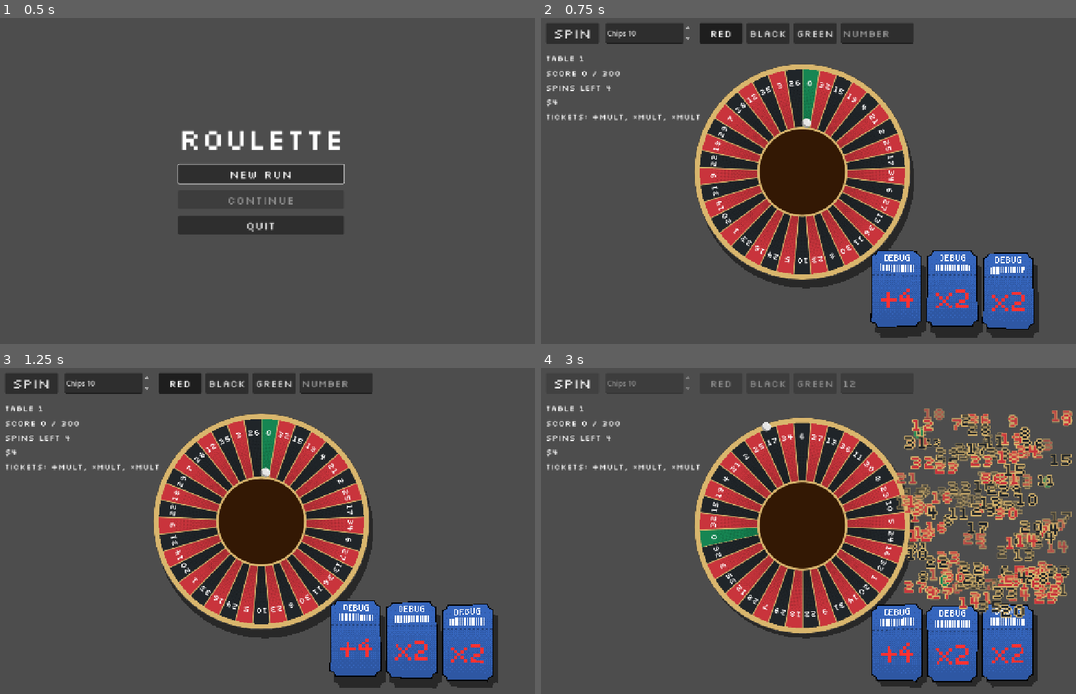
Above: before the commit, frames 1-4 (two rows, left to right).
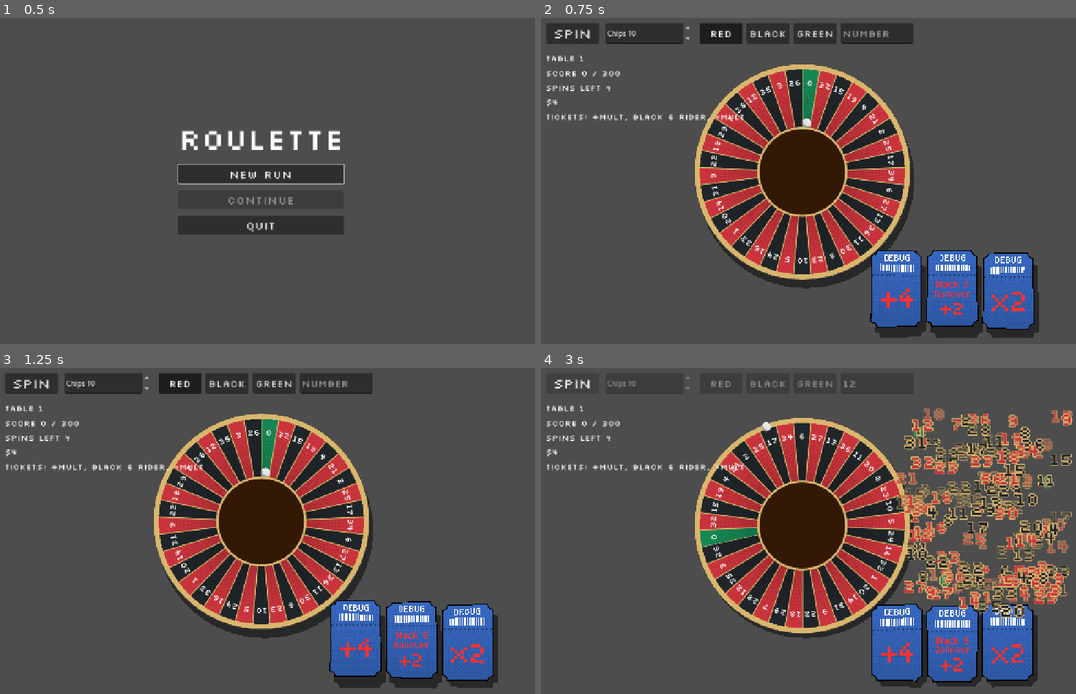
Above: after the commit, the same moments.

Repository: ross-ca/roulette-wheel
Game: Godot game, scene res://scenes/main_menu/main_menu.tscn
Two runs of this game, one before a commit and one after it. Both use one fixed random seed, a clock stepped at 60 frames per second and the inputs below.
Inputs (mouse positions are in pixels of both pictures, inside the frame that each line leads up to):
- Up to frame 1 (0.5 s): no input
- Up to frame 2 (0.75 s): click "New run" at 0.5 s
- Up to frame 3 (1.25 s): no input
- Up to frame 4 (3 s): click (878, 384) at 1.27 s; type "12" at 1.35 s; click "Spin" at 2 s; click "Spin" at 2.75 s

Frame 1 is identical in both runs. In frame 2, 0.4% of the frame differs, in the area x 17-81%, y 29-91%; in frame 3, 0.5%; in frame 4, 0.5%, in the area x 17-81%, y 29-94%.

Commit message:
Add 'pocket pass' rollover mult, currently calculated in-sequence with other mult tickets, rather than live (during spin)

Diff:
--- a/scenes/card/card.tscn
+++ b/scenes/card/card.tscn
@@ -1,14 +1,25 @@
-[gd_scene format=3]
+[gd_scene format=3 uid="uid://crqwb5y6ntq1x"]
 
-[ext_resource type="Shader" path="res://scenes/card/card_tilt.gdshader" id="1_shader"]
-[ext_resource type="Script" path="res://scenes/card/card.gd" id="2_script"]
+[ext_resource type="Shader" uid="uid://dexl7k0sofn0k" path="res://scenes/card/card_tilt.gdshader" id="1_shader"]
+[ext_resource type="Script" uid="uid://0qkxrmrok4mh" path="res://scenes/card/card.gd" id="2_script"]
 
 [sub_resource type="ShaderMaterial" id="ShaderMaterial_card"]
 resource_local_to_scene = true
 shader = ExtResource("1_shader")
+shader_parameter/fov = 90.0
+shader_parameter/cull_back = true
+shader_parameter/y_rot = 0.0
+shader_parameter/x_rot = 0.0
+shader_parameter/inset = 0.0
+shader_parameter/background_color = Color(0, 0, 0, 0)
+shader_parameter/shadow_color = Color(0.15686275, 0.15686275, 0.15686275, 1)
+shader_parameter/offset_in_pixels = Vector2(4, 4)
+shader_parameter/bob_pixels = 3.0
+shader_parameter/bob_speed = 1.25
+shader_parameter/bob_offset = 0.0
 
-[node name="Card" type="TextureRect"]
-texture_filter = 1
+[node name="Card" type="TextureRect" unique_id=941757550]
+texture_filter = 5
 material = SubResource("ShaderMaterial_card")
 mouse_filter = 0
 script = ExtResource("2_script")
--- a/scenes/modifiers/ticket_database.tres
+++ b/scenes/modifiers/ticket_database.tres
@@ -4,8 +4,9 @@
 [ext_resource type="Script" uid="uid://jfbvvk61rjco" path="res://scenes/modifiers/ticket.gd" id="2_3agre"]
 [ext_resource type="Resource" uid="uid://cvipe10c7kv5y" path="res://scenes/modifiers/tickets/plus_mult.tres" id="2_plus"]
 [ext_resource type="Resource" uid="uid://cb72fgm1hl5y" path="res://scenes/modifiers/tickets/times_mult.tres" id="3_times"]
+[ext_resource type="Resource" uid="uid://blsuetoqesx2u" path="res://scenes/modifiers/tickets/black_six_pass.tres" id="4_black_six"]
 
 [resource]
 script = ExtResource("1_script")
-tickets = Array[ExtResource("2_3agre")]([ExtResource("2_plus"), ExtResource("3_times")])
-starter_tickets = Array[ExtResource("2_3agre")]([ExtResource("2_plus"), ExtResource("3_times"), ExtResource("3_times")])
+tickets = Array[ExtResource("2_3agre")]([ExtResource("2_plus"), ExtResource("3_times"), ExtResource("4_black_six")])
+starter_tickets = Array[ExtResource("2_3agre")]([ExtResource("2_plus"), ExtResource("4_black_six"), ExtResource("3_times")])
--- /dev/null
+++ b/scenes/modifiers/tickets/black_six_pass.tres
@@ -0,0 +1,12 @@
+[gd_resource type="Resource" script_class="PassAddMultTicket" format=3 uid="uid://blsuetoqesx2u"]
+
+[ext_resource type="Texture2D" uid="uid://c37o0lf0tsxfd" path="res://assets/textures/tickets/black6Rollover.png" id="1_8eon2"]
+[ext_resource type="Script" uid="uid://cveo4kpbfvpsw" path="res://scenes/modifiers/tickets/pass_add_mult_ticket.gd" id="1_script"]
+
+[resource]
+script = ExtResource("1_script")
+number = 6
+colour = "black"
+id = &"black_six_pass"
+display_name = "Black 6 Rider"
+icon = ExtResource("1_8eon2")
--- /dev/null
+++ b/scenes/modifiers/tickets/pass_add_mult_ticket.gd
@@ -0,0 +1,20 @@
+class_name PassAddMultTicket
+extends PocketPassTicket
+## Adds to the mult every time the ball passes over a chosen pocket.
+
+@export var amount: float = 2.0
+
+
+func _init() -> void:
+	display_name = "+Mult per pass"
+
+
+func get_description() -> String:
+	return "+%s mult each time the ball passes %s" % [amount, _pocket_name()]
+
+
+func modify_score(_run: RunState, ctx: ScoreContext) -> void:
+	if _passes == 0:
+		return
+	ctx.mult += amount * _passes
+	ctx.add_trace(self, "+%s mult (%s passes of %s)" % [amount * _passes, _passes, _pocket_name()])
--- /dev/null
+++ b/scenes/modifiers/tickets/pass_multiply_mult_ticket.gd
@@ -0,0 +1,22 @@
+class_name PassMultiplyMultTicket
+extends PocketPassTicket
+## Multiplies the mult every time the ball passes over a chosen pocket, so n passes multiply it by
+## `factor` to the power of n.
+
+@export var factor: float = 1.5
+
+
+func _init() -> void:
+	display_name = "×Mult per pass"
+
+
+func get_description() -> String:
+	return "×%s mult each time the ball passes %s" % [factor, _pocket_name()]
+
+
+func modify_score(_run: RunState, ctx: ScoreContext) -> void:
+	if _passes == 0:
+		return
+	var total := pow(factor, _passes)
+	ctx.mult *= total
+	ctx.add_trace(self, "×%s mult (%s passes of %s)" % [total, _passes, _pocket_name()])
--- /dev/null
+++ b/scenes/modifiers/tickets/pocket_pass_ticket.gd
@@ -0,0 +1,30 @@
+class_name PocketPassTicket
+extends Ticket
+## Base for tickets that react every time the ball passes over one pocket. They count the passes
+## during a spin; subclasses apply the count to the mult in `modify_score`.
+
+## The number of the pocket to watch.
+@export_range(0, 36) var number: int = 0
+## The colour it must also be, or "any" to match the number alone. Wheels only have one pocket per
+## number so far, but a ticket can still name the colour to be explicit.
+@export_enum("any", "red", "black", "green") var colour: String = "any"
+
+## Matching passes in the spin so far. Not saved: saves are never made mid-spin.
+var _passes := 0
+
+
+func on_event(_run: RunState, event: StringName, args: Array) -> void:
+	match event:
+		&"spin_started":
+			_passes = 0
+		&"pocket_passed":
+			if _matches(args[0]):
+				_passes += 1
+
+
+func _matches(pocket: Pocket) -> bool:
+	return pocket.number == number and (colour == "any" or pocket.colour == colour)
+
+
+func _pocket_name() -> String:
+	return str(number) if colour == "any" else "%s %d" % [colour, number]
Binary file added: assets/textures/tickets/black6Rollover.png
Not shown, added: assets/textures/tickets/black6Rollover.png.import
Not shown, added: scenes/modifiers/tickets/pass_add_mult_ticket.gd.uid
Not shown, added: scenes/modifiers/tickets/pass_multiply_mult_ticket.gd.uid
Not shown, added: scenes/modifiers/tickets/pocket_pass_ticket.gd.uid
Not shown, changed: docs/architecture.md
